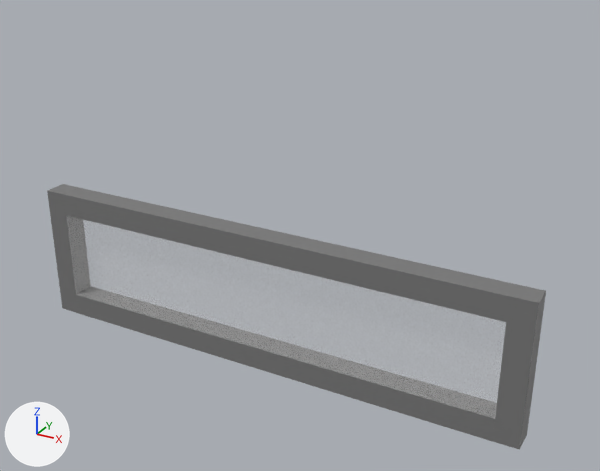
Before and after pictures for a commit that changed the FBX model Assets/Models/glass_wall.fbx.
Before and after are seen from a 50 mm lens placed at (15.8, -25.8, 13.7), pointed at (1.4, 0.5, 0.6). The lights are fixed; the arrows at lower left show +X, +Y and +Z. Where no turn or scale is listed for an object, it has been applied to the vertices.

Objects in the first picture: 'glass', 'top', 'top.001', 'top.002', 'top.003'.
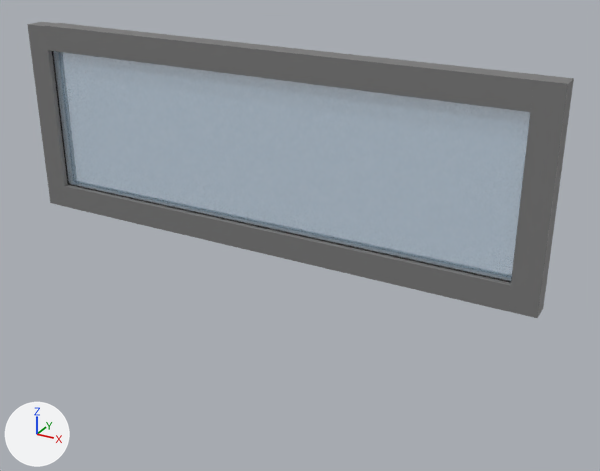
Commit message: glass wall update

Where the newer file only moved an object's origin or applied its transform, the numbers keep the older frame.

Boxes (x1, y1, x2, y2) around the edits, measured in the pictures (600 x 471 px):
'glass', recoloured, surface changed, reshaped, moved, rescaled (8% wider, 13% taller)
    before: (66, 215, 506, 419)
    after: (53, 51, 530, 281)
'top', recoloured, reshaped, moved, rescaled (9% wider, 33% shorter)
    before: (64, 188, 517, 322)
    after: (45, 23, 540, 112)
'top.001', recoloured, moved, rescaled (6% wider, 14% shorter)
    before: (76, 295, 495, 442)
    after: (65, 185, 511, 311)
'top.002', reshaped, moved, rescaled (24% wider, 46% taller)
    before: (493, 284, 546, 450)
    after: (508, 75, 574, 318)
'top.003', reshaped
    before: (47, 184, 79, 313)
    after: (27, 22, 68, 207)
'Cylinder.004', added
    after: (68, 184, 511, 283)
'Cylinder.006', added
    after: (52, 51, 69, 184)
'Cylinder.005', added
    after: (57, 51, 525, 112)
'Cylinder.007', added
    after: (511, 112, 531, 281)

The change, as a diff of the scene's bpy script:
```diff
--- a/Assets/Models/glass_wall.fbx.py
+++ b/Assets/Models/glass_wall.fbx.py
@@ mat_material_001 @@
 mat_material_001 = principled_material('Material.001')
-mat_material_001.base_color = (0.8, 0.8, 0.8)  # white #e7e7e7
-mat_material_001.alpha = 0.15
+mat_material_001.base_color = (0.457, 0.638, 0.8)  # blue #b4d1e7
+mat_material_001.alpha = 0.3
@@ me_cube_002 @@
 me_cube_002.from_pydata(...)  # 8 vertices, 6 faces; spans x -2.0..2.0, y -2.0..2.0, z -2.0..2.0
-me_cube_002.materials.append(mat_material_002)  # grey #797979
+me_cube_002.materials.append(mat_material_001)  # blue #b4d1e7
@@ me_cube_004 @@
 me_cube_004.from_pydata(...)  # 8 vertices, 6 faces; spans x -0.5..0.5, y -0.5..0.5, z -3.0..3.0
-me_cube_004.vertices[0].co = (-0.5, -0.5, -3.0)  # pixel (62, 308)
-me_cube_004.vertices[1].co = (-0.5, -0.5, 3.0)  # pixel (47, 190)
-me_cube_004.vertices[2].co = (-0.5, 0.5, -3.0)
-me_cube_004.vertices[3].co = (-0.5, 0.5, 3.0)  # pixel (62, 183)
-me_cube_004.vertices[4].co = (0.5, -0.5, -3.0)  # pixel (78, 313)
-me_cube_004.vertices[5].co = (0.5, -0.5, 3.0)  # pixel (63, 194)
-me_cube_004.vertices[6].co = (0.5, 0.5, -3.0)
-me_cube_004.vertices[7].co = (0.5, 0.5, 3.0)  # pixel (79, 187)
+# me_cube_004 part 1
+me_cube_004.vertices[0].co = (-0.5, -0.4, 2.37)  # pixel (50, 203)
+me_cube_004.vertices[1].co = (-0.5, -0.4, 10.32)  # pixel (27, 24)
+me_cube_004.vertices[2].co = (-0.5, 0.4, 2.37)
+me_cube_004.vertices[3].co = (-0.5, 0.4, 10.32)  # pixel (41, 21)
+me_cube_004.vertices[4].co = (0.5, -0.4, 2.37)  # pixel (67, 206)
+me_cube_004.vertices[5].co = (0.5, -0.4, 10.32)  # pixel (45, 26)
+me_cube_004.vertices[6].co = (0.5, 0.4, 2.37)
+me_cube_004.vertices[7].co = (0.5, 0.4, 10.32)  # pixel (59, 23)
 me_cube_004.materials.append(mat_material_002)
@@ me_cube_001 @@
 me_cube_001.from_pydata(...)  # 8 vertices, 6 faces; spans x -2.0..2.0, y -2.0..2.0, z -2.0..2.0
-me_cube_001.materials.append(mat_material_001)  # white #e7e7e7
+me_cube_001.materials.append(mat_material_002)  # grey #797979
@@ me_cube_004_1 @@
+me_cube_004_1.from_pydata(...)  # a box spanning x -2.0..2.0, y -2.0..2.0, z -2.0..3.31
+me_cube_004_1.materials.append(mat_material_002)  # grey #797979
@@ ob_top_002 @@
-ob_top_002 = bpy.data.objects.new('top.002', me_cube_003)
-ob_top_002.location = (10.5, 0.0, -2.45)
-ob_top_002.scale = (0.25, 0.25, 1.5)
+ob_top_002 = bpy.data.objects.new('top.002', me_cube_004_1)
+ob_top_002.location = (10.5, 0.0, 2.91)
+ob_top_002.scale = (0.25, 0.2, 1.5)
@@ ob_top_001 @@
 ob_top_001 = bpy.data.objects.new('top.001', me_cube_002)
-ob_top_001.location = (0.0, 0.0, -4.96)
-ob_top_001.scale = (5.0, 0.25, 0.25)
+ob_top_001.location = (0.0, 0.0, 0.41)
+ob_top_001.scale = (5.0, 0.2, 0.25)
@@ ob_top @@
-ob_top = bpy.data.objects.new('top', me_cube)
-ob_top.location = (0.0, 0.0, 0.04)
-ob_top.scale = (5.0, 0.25, 0.25)
+ob_top = bpy.data.objects.new('top', me_cube_001)
+ob_top.location = (0.0, 0.0, 7.39)
+ob_top.scale = (5.0, 0.2, 0.25)
@@ ob_glass @@
-ob_glass = bpy.data.objects.new('glass', me_cube_001)
-ob_glass.location = (0.0, 0.0, -2.46)
-ob_glass.scale = (5.0, 0.25, 1.0)
+ob_glass = bpy.data.objects.new('glass', me_cube_002)
+ob_glass.location = (0.0, 0.0, 3.91)
+ob_glass.scale = (5.12, 0.08, 1.5)
@@ ob_cylinder_007 @@
+ob_cylinder_007 = bpy.data.objects.new('Cylinder.007', me_cylinder_007)  # 64 vertices, 34 faces; spans x -0.03..0.03, y -0.03..0.03, z -2.98..2.98; in mat_material_003 (black #0c0c0c)
+ob_cylinder_007.location = (9.97, -0.19, 3.89)
@@ ob_cylinder_004 @@
+ob_cylinder_004 = bpy.data.objects.new('Cylinder.004', me_cylinder_004)  # 64 vertices, 34 faces; spans x -10.0..10.0, y 0.0, z 0.0; in mat_material_003 (black #0c0c0c)
+ob_cylinder_004.location = (0.0, -0.19, 0.94)
@@ ob_cylinder_006 @@
+ob_cylinder_006 = bpy.data.objects.new('Cylinder.006', me_cylinder_007.copy())
+ob_cylinder_006.location = (-9.97, -0.19, 3.89)
@@ ob_cylinder_005 @@
+ob_cylinder_005 = bpy.data.objects.new('Cylinder.005', me_cylinder_004.copy())
+ob_cylinder_005.location = (0.0, -0.19, 6.86)
```
